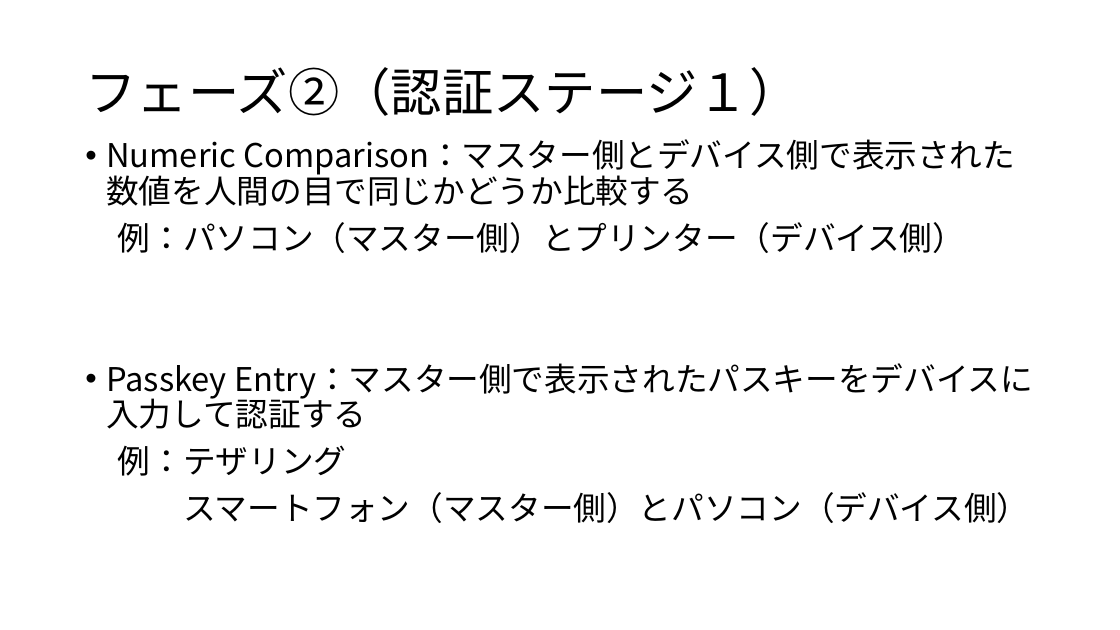
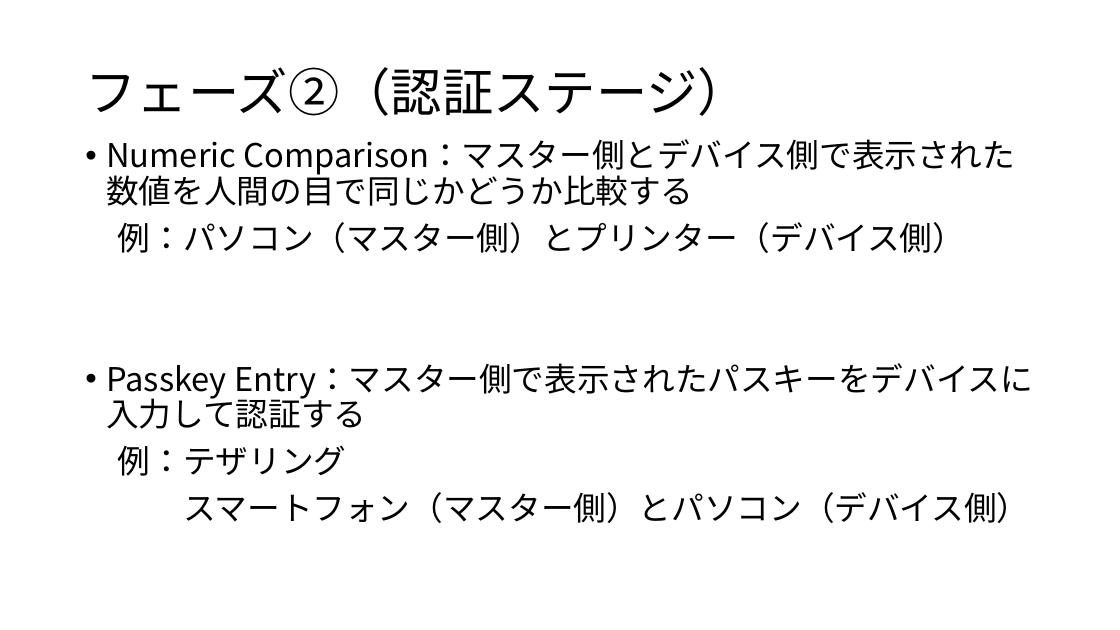
Before and after one commit to kyuto07/sotsuken, a slide deck: slide 6 of 発表資料_218K6023_河合悠斗.pptx. Drawn at 1120x630 pixels with LibreOffice and Linux fonts; fonts in the diff are those of the drawing. Boxes give left, top, right and bottom in pixels: in the first picture for what was removed or moved away, otherwise in the second. Text is boxed around its words. In the diff, an @@ line names an element or a change of style, - is before the commit and + after.

```diff
--- a/発表資料_218K6023_河合悠斗.pptx
+++ b/発表資料_218K6023_河合悠斗.pptx
@@ title at (x1=85, y1=67, x2=749, y2=116): text changed @@
-フェーズ②（認証ステージ１）
+フェーズ②（認証ステージ）
```
Also in this commit, not shown: 5 other slides changed, 1 slide added, 1 slide removed.
